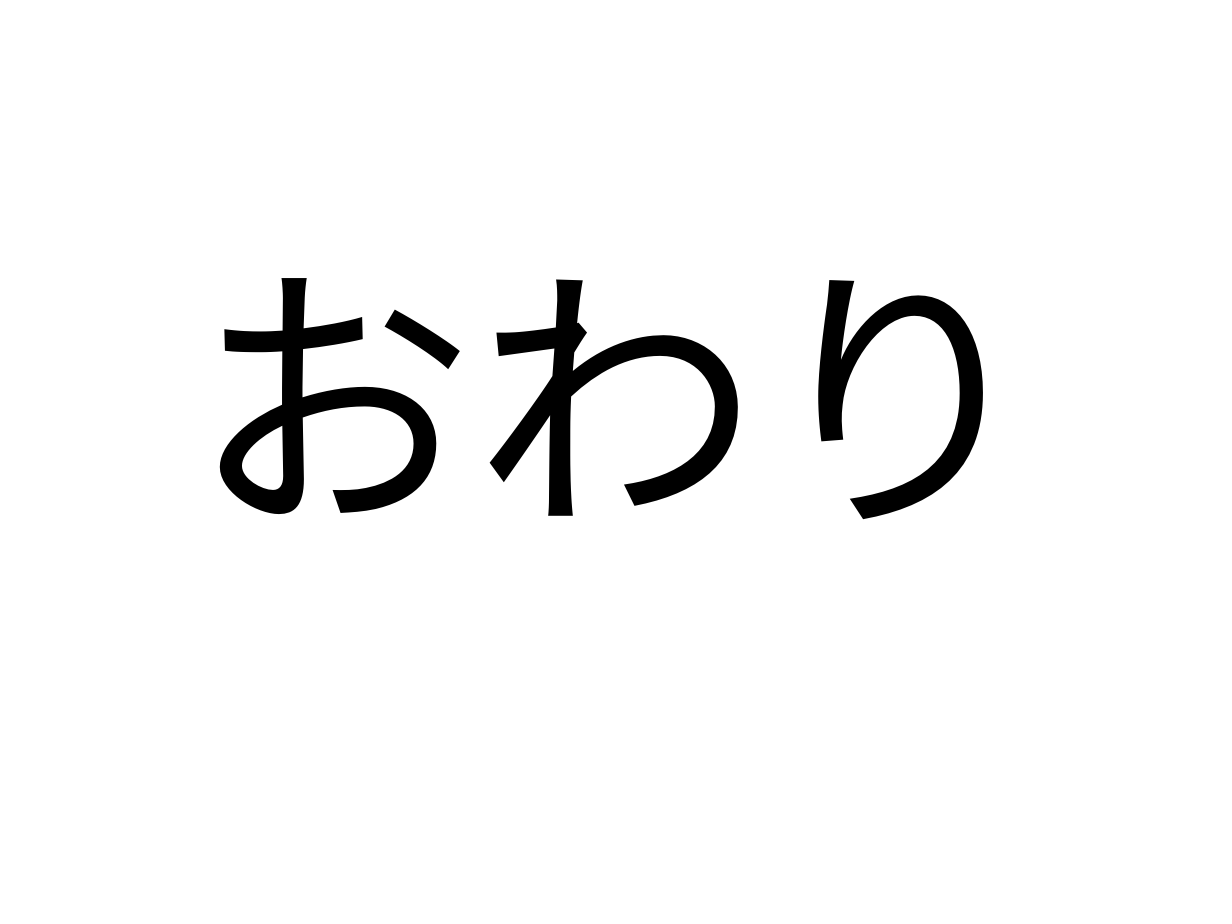
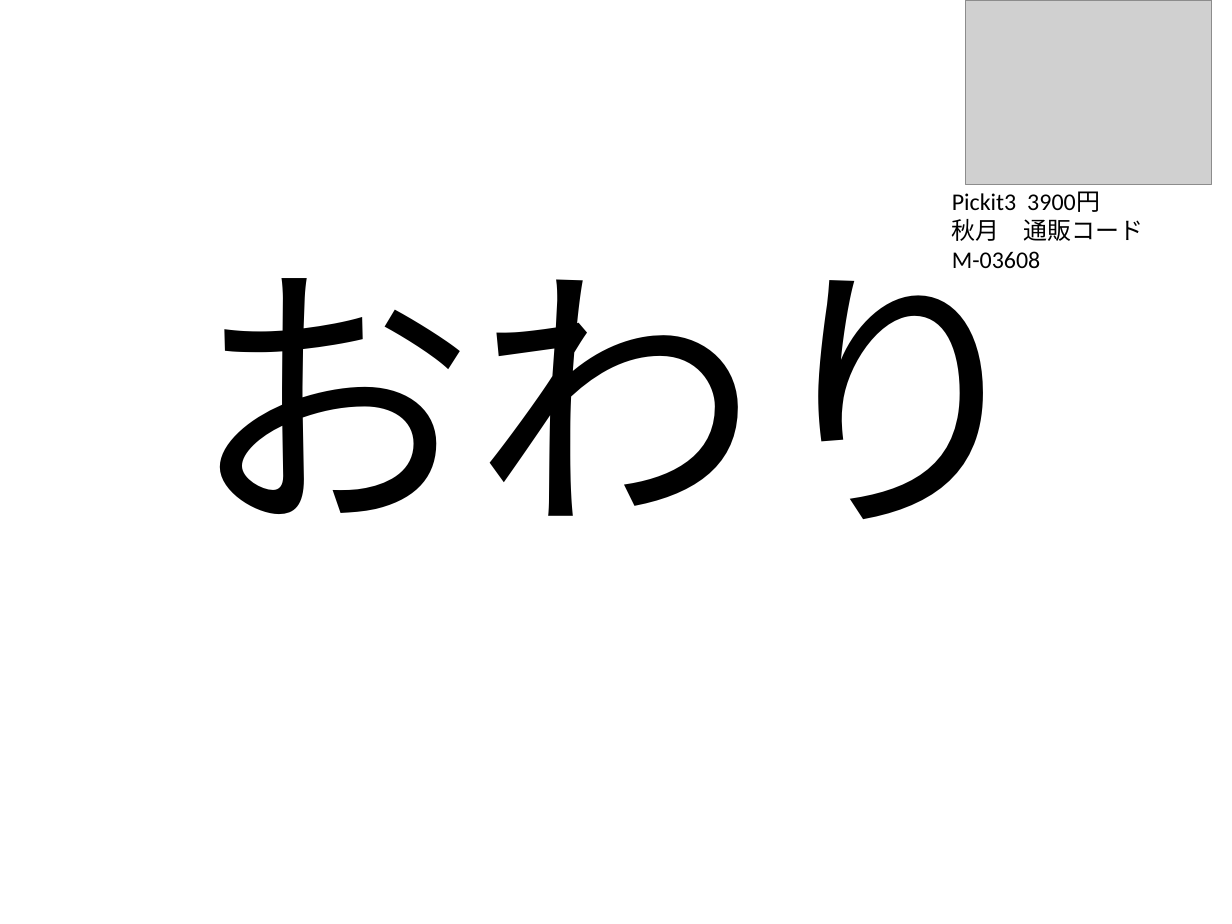
Before and after one commit to magoroku15/OpenAccessoryDemo, a slide deck: slide 49 of Doc/poorman's adk.pptx (slide 42 before the commit). Drawn at 1232x924 pixels with LibreOffice and Linux fonts; fonts in the diff are those of the drawing; grey boxes stand for pictures. Boxes give left, top, right and bottom in pixels: in the first picture for what was removed or moved away, otherwise in the second. Text is boxed around its words. In the diff, an @@ line names an element or a change of style, - is before the commit and + after.

```diff
--- a/Doc/poorman's adk.pptx
+++ b/Doc/poorman's adk.pptx
@@ picture added at (965, 0, 1211, 185) @@
@@ text added at (952, 191, 1144, 268), 14 pt, text #000000 @@
+Pickit3 3900円
+秋月 通販コード M-03608
```
Also in this commit, not shown: 6 other slides changed, 7 slides added, 3 other files.
